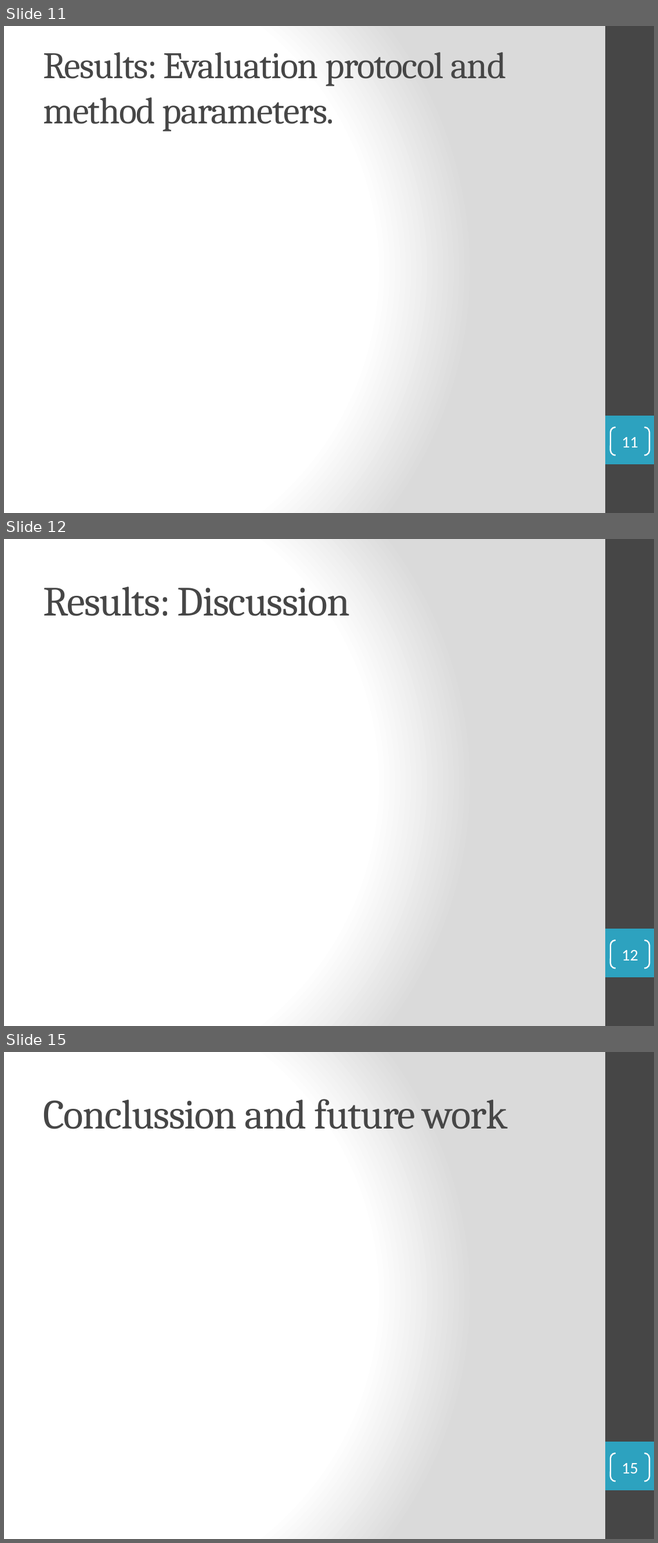
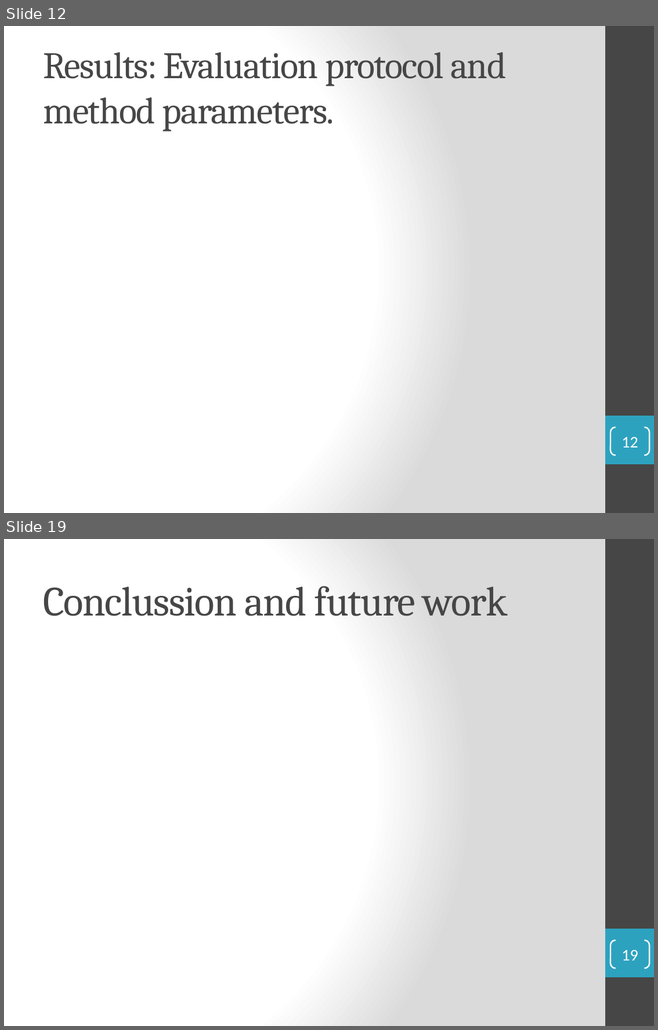
Before and after one commit to Ralleg314/TFG, a slide deck: Presentation.pptx. Shown one above the other, each under a label of ours: slides 11, 12 and 15 before the commit, slides 12 and 19 after it; the slides between them are not shown. The pictures are 658x1543 and 658x1030 pixels, drawn with LibreOffice and Linux fonts; fonts in the diff are those of the drawing. Boxes give left, top, right and bottom in pixels: in the first picture for what was removed or moved away, otherwise in the second. Text is boxed around its words. In the diff, an @@ line names an element or a change of style, - is before the commit and + after.

```diff
--- a/Presentation.pptx
+++ b/Presentation.pptx
@@ slide 12 removed at (4, 539, 654, 1026), background gradient #FFFFFF to #DADADA; not listed: 2 template elements that a slide beside it also shows @@
@@ title removed at (43, 587, 350, 616) @@
-Results: Discussion
@@ page number removed at (610, 940, 649, 968) @@
-12
@@ what was slide 11 is now slide 12 @@
@@ page number at (621, 437, 637, 448): text changed @@
-11
+12
@@ what was slide 15 is now slide 19 @@
@@ page number at (621, 950, 637, 961): text changed @@
-15
+19
```
Also in this commit, not shown: 9 slides changed, 6 slides added, 3 other slides removed, 1 other file.
